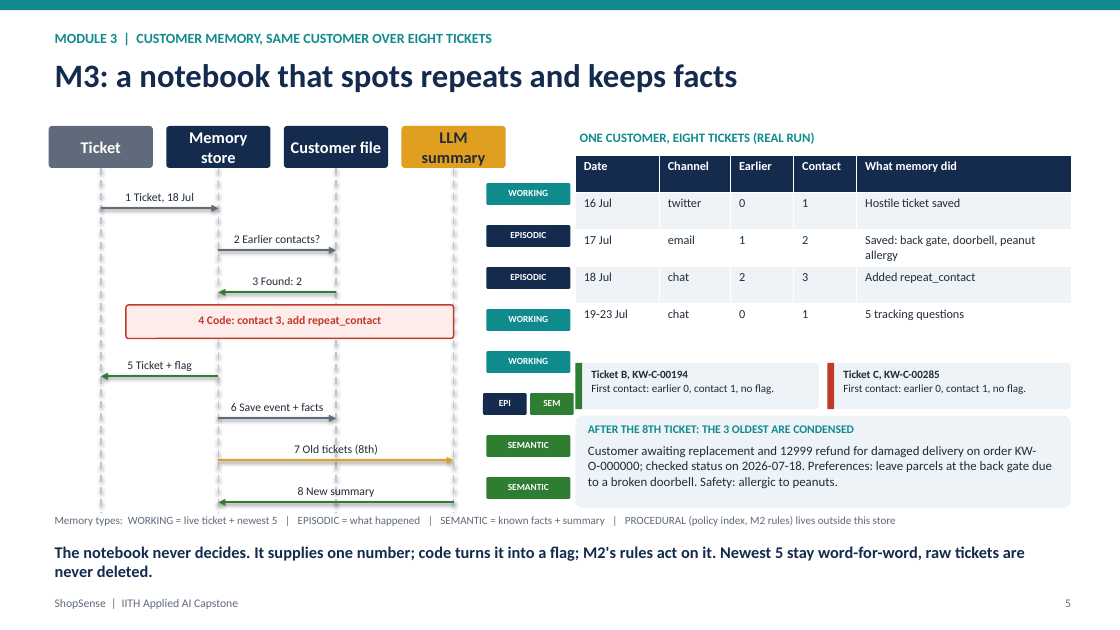
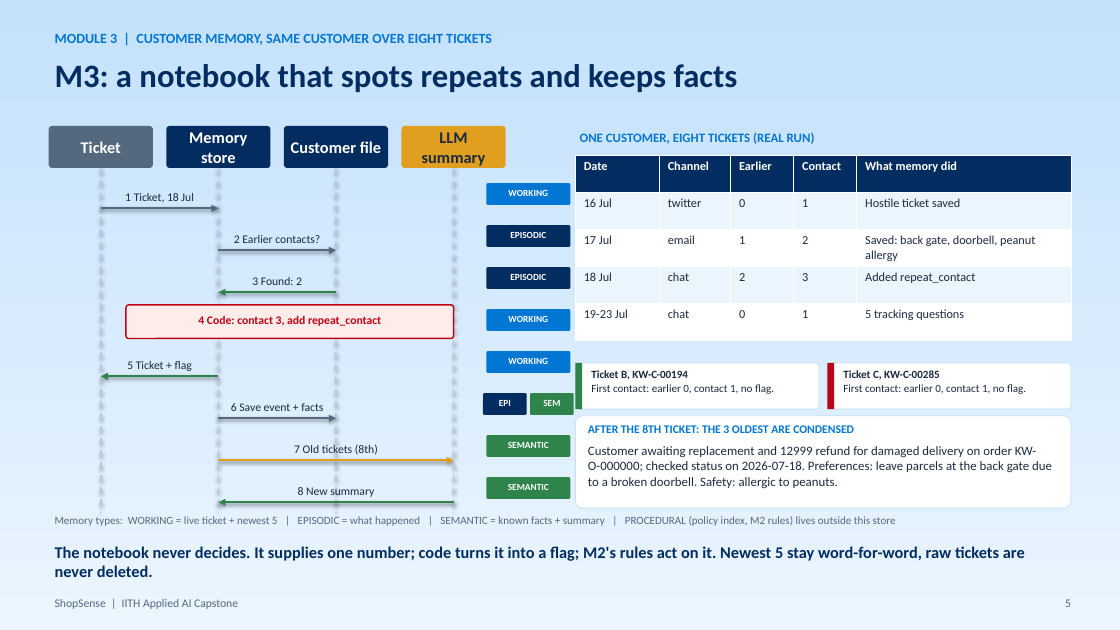
Before and after one commit to abhraj786/iith-ai-capstone-shopsense, a slide deck: slide 5 of docs/deck/iith-ai-capstone-shopsense.pptx. Drawn at 1120x630 pixels with LibreOffice and Linux fonts; fonts in the diff are those of the drawing. Boxes give left, top, right and bottom in pixels: in the first picture for what was removed or moved away, otherwise in the second. Text is boxed around its words. In the diff, an @@ line names an element or a change of style, - is before the commit and + after.

Commit message:
Deck: pale-blue gradient background, white cards, navy and bright-blue palette

```diff
--- a/docs/deck/iith-ai-capstone-shopsense.pptx
+++ b/docs/deck/iith-ai-capstone-shopsense.pptx
@@ background #FFFFFF to gradient #EAF5FE to #C4E1FC @@
@@ rectangle removed at <box>0,0,1120,10</box> @@
@@ text "M3: a notebook that spots ..." at <box>55,64,738,92</box>: text colour #142B4D to #032D60 @@
@@ rounded rectangle "Ticket" at <box>49,126,153,168</box>: fill #5F6B7A to #54697E @@
@@ table at <box>576,155,1071,340</box> @@
@@ fill #142B4D to #032D60 in row 1 @@
@@ fill #EEF3F8 to #EAF5FE in 10 cells @@
@@ text colour #222B38 to #1C2A3E in "16 Jul", "twitter", "0", "1" and 16 more places @@
@@ arrow (101, 208) - (218, 208): stroke #5F6B7A 2 pt to #54697E 2 pt @@
@@ arrow (218, 250) - (336, 250): stroke #5F6B7A 2 pt to #54697E 2 pt @@
@@ arrow (336, 292) - (218, 292): stroke #2E7D32 2 pt to #2E844A 2 pt @@
@@ rounded rectangle at <box>126,305,454,339</box>: outline #C0392B 1.25 pt to #BA0517 1.25 pt @@
@@ text "4 Code: contact 3, add ..." at <box>198,315,381,326</box>: text colour #C0392B to #BA0517 @@
@@ fill #0F8B8D to #0176D3 in 3 elements at <box>486,183,571,205</box>, <box>486,309,571,331</box>, <box>486,351,571,373</box> @@
@@ arrow (218, 376) - (101, 376): stroke #2E7D32 2 pt to #2E844A 2 pt @@
@@ fill #2E7D32 to #2E844A in 4 elements at <box>530,393,574,415</box>, <box>486,435,571,457</box>, <box>486,477,571,499</box>, <box>576,363,582,409</box> @@
@@ rectangle at <box>828,363,834,409</box>: fill #C0392B to #BA0517 @@
@@ arrow (218, 418) - (336, 418): stroke #5F6B7A 2 pt to #54697E 2 pt @@
@@ fill #142B4D to #032D60 in 5 elements at <box>166,126,271,168</box>, <box>284,126,388,168</box>, <box>486,225,571,247</box>, <box>486,267,571,289</box>, <box>483,393,527,415</box> @@
@@ fill #EEF3F8 to #FFFFFF; outline none to #C9DFF5 0.75 pt in 3 elements at <box>576,363,819,409</box>, <box>828,363,1071,409</box>, <box>576,416,1071,508</box> @@
@@ text colour #0F8B8D to #0176D3 in 3 elements at <box>55,34,492,45</box>, <box>580,132,815,144</box>, <box>588,425,854,433</box> @@
@@ text colour #222B38 to #1C2A3E in 11 elements at <box>402,126,506,168</box>, <box>125,193,193,202</box>, <box>234,235,320,243</box>, <box>252,277,302,285</box>, <box>127,361,192,371</box>, <box>231,403,323,411</box>, <box>294,444,378,455</box>, <box>298,487,374,497</box>, <box>591,370,774,394</box>, <box>843,370,1026,394</box>, <box>588,446,1052,488</box> @@
@@ text colour #5F6B7A to #54697E in 3 elements at <box>55,599,238,609</box>, <box>1065,599,1071,607</box>, <box>55,516,896,526</box> @@
@@ arrow (454, 502) - (218, 502): stroke #2E7D32 2 pt to #2E844A 2 pt @@
@@ text "The notebook never decides. It ..." at <box>55,546,1025,577</box>: text colour #142B4D to #032D60 @@
```
Also in this commit, not shown: 9 other slides changed, 1 other file.
